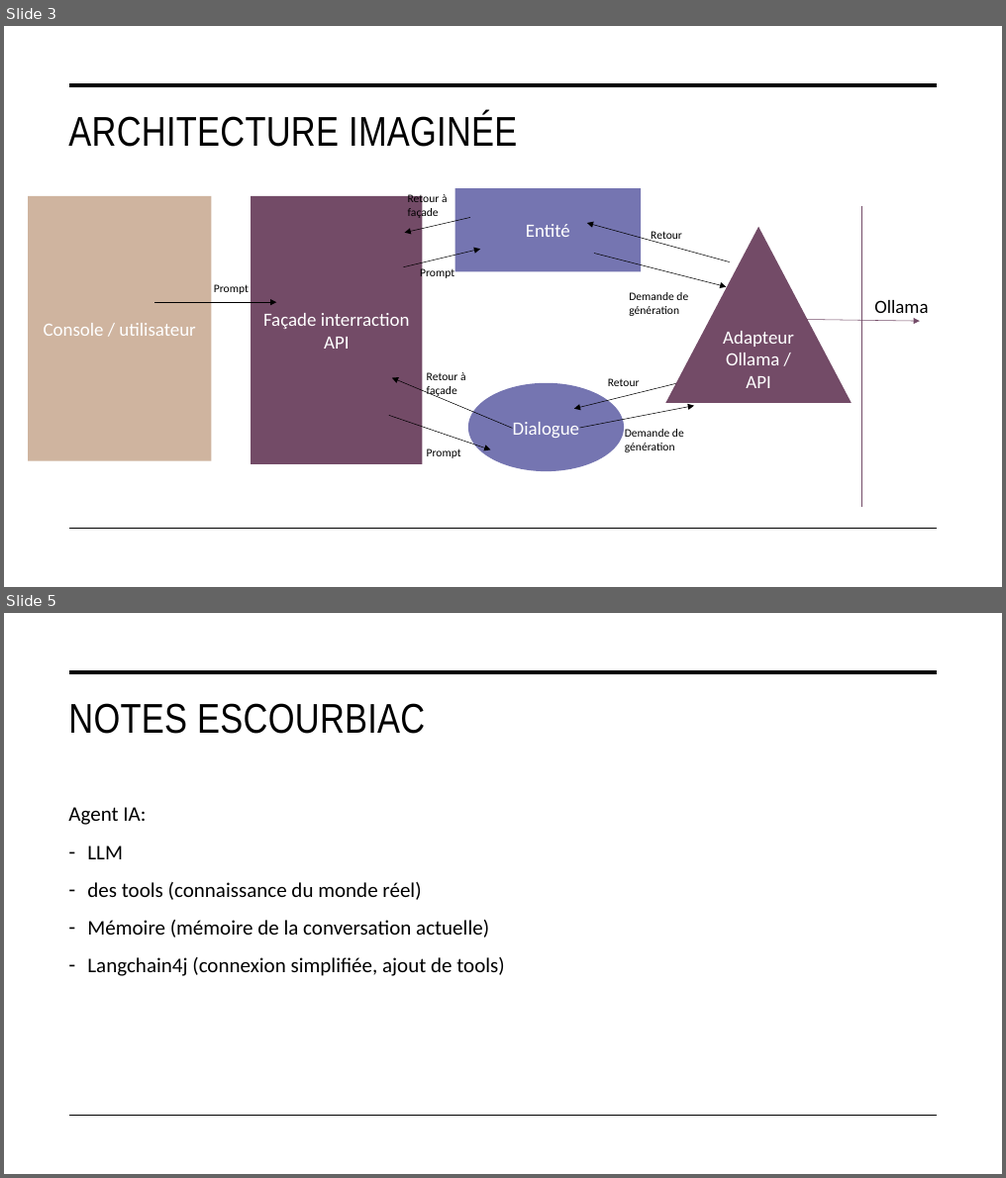
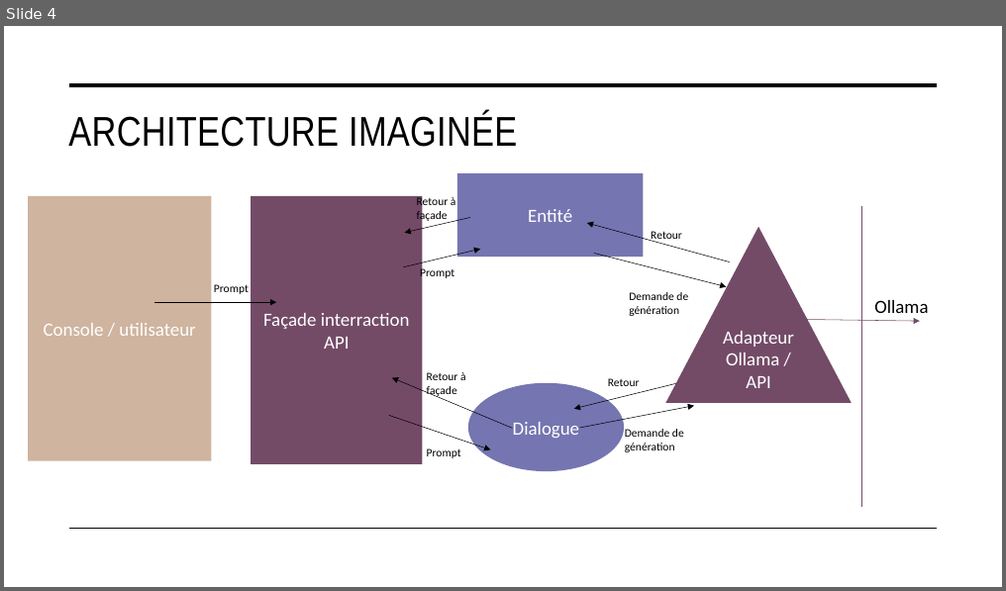
Before and after one commit to enievaR/projet-agent, a slide deck: Concept.pptx. Shown one above the other, each under a label of ours: slides 3 and 5 before the commit, slide 4 after it; the slides between them are not shown. The pictures are 1006x1178 and 1006x591 pixels, drawn with LibreOffice and Linux fonts; fonts in the diff are those of the drawing. Boxes give left, top, right and bottom in pixels: in the first picture for what was removed or moved away, otherwise in the second. Text is boxed around its words. In the diff, an @@ line names an element or a change of style, - is before the commit and + after.

```diff
--- a/Concept.pptx
+++ b/Concept.pptx
@@ slide 5 removed at (4,613,1002,1174), background #FFFFFF; not listed: 2 template elements that a slide beside it also shows @@
@@ title removed at (68,703,425,734) @@
-NOTES ESCOURBIAC
@@ text removed at (68,807,504,976) @@
-Agent IA:
-– LLM
-– des tools (connaissance du monde réel)
-– Mémoire (mémoire de la conversation actuelle)
-– Langchain4j (connexion simplifiée, ajout de tools)
@@ what was slide 3 is now slide 4 @@
@@ slide 4 changed as well @@
@@ rectangle "Entité": place and size @@
-rectangle "Entité" at (455,188,642,272)
+rectangle "Entité" at (457,174,644,257)
@@ text "Retour à façade": place and size @@
-text "Retour à façade" at (408,193,448,220)
+text "Retour à façade" at (417,196,456,222)
```
Also in this commit, not shown: 3 other slides changed, 4 slides added.
